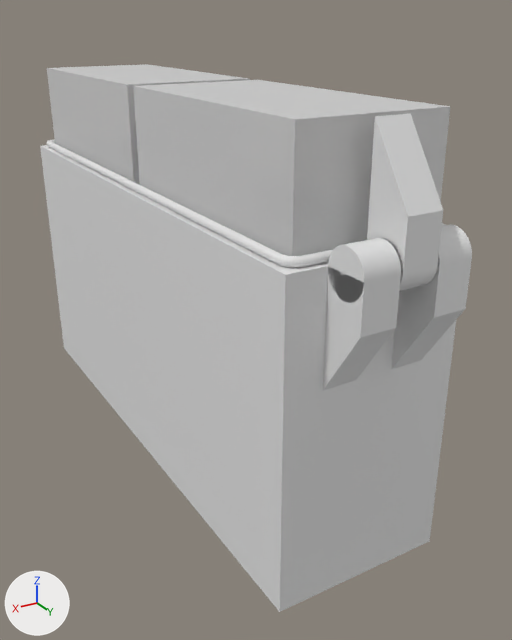
A saved change to the Blender file box-2.blend.
Camera for both pictures: a 50 mm lens placed at (8.47, 20.77, 6.32), pointed at (-0.99, 5.0, -1.56). The lights are fixed; the arrows at lower left show +X, +Y and +Z. The picture after the commit comes second.

Script lines for the objects in view, before the commit:
```python
me_cube_004 = bpy.data.meshes.new('Cube.004')
me_cube_004.from_pydata(...)  # a box spanning x -1.75..1.75, y -3.5..3.5, z -4.75..4.75
me_cube_004.materials.append(mat_material_001)  # white #e7e7e7
me_cube_005 = bpy.data.meshes.new('Cube.005')
me_cube_005.from_pydata(...)  # 56 vertices, 52 faces; spans x -2.2..2.2, y -4.0..11.2, z -5.8..2.2
me_cylinder_009 = bpy.data.meshes.new('Cylinder.009')
me_cylinder_009.from_pydata(...)  # 138 vertices, 75 faces; spans x -1.25..-0.45, y 11.2..12.2, z -0.25..2.75
me_plane = bpy.data.meshes.new('Plane')
me_plane.from_pydata(...)  # 576 vertices, 576 faces; spans x -2.05..2.05, y -3.9..11.1, z 2.25..2.45
ob_bottom = bpy.data.objects.new('Bottom', me_cube_005)
ob_bottom.location = (0.0, 0.0, 0.0)
ob_half_deck_1_001 = bpy.data.objects.new('Half deck 1.001', me_cube_004)
ob_half_deck_1_001.location = (0.0, 7.3, 0.0)
ob_hinge_bottom_top = bpy.data.objects.new('Hinge Bottom Top', me_cylinder_009)
ob_hinge_bottom_top.location = (-0.85, 0.0, 4.5)
ob_hinge_bottom_top.rotation_euler = (0.0, 3.142, 0.0)  # degrees (0, 180, 0)
ob_rim = bpy.data.objects.new('Rim', me_plane)
ob_rim.location = (0.0, 0.0, 0.0)
# also in view: 'Hinge Bottom Right' at (-0.85, 11.7, 1.25); 'Half deck 1' at (0.0, -0.1, 0.0); 'Hinge Bottom Left' at (0.85, 11.7, 1.25)
```
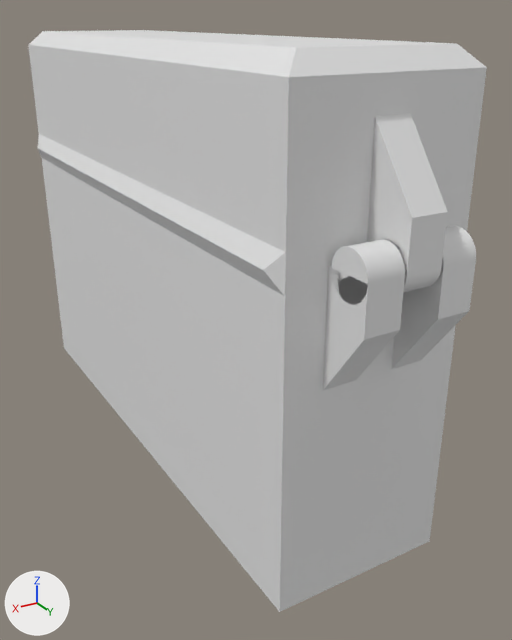
Pixel boxes [x1, y1, x2, y2] of what changed, in the pictures (512 x 640 px; the box of a moved part takes in the faces that stretch with it):
'Bottom', reshaped
    before: [40, 145, 456, 612]
    after: [38, 149, 456, 612]
'Top', added
    after: [28, 30, 487, 275]
'Hinge Bottom Top', reshaped, moved, turned
    before: [367, 113, 443, 291]
    after: [367, 113, 448, 293]
'Rim', hidden
    before: [46, 139, 446, 268]
part 1 of me_cube_005, built on
    before: [40, 145, 304, 297]
    after: [38, 149, 456, 347]
part 2 of me_cylinder_009, moved or reshaped
    before: [383, 238, 437, 291]
    after: [384, 239, 441, 293]
part 3 of me_cylinder_009, moved or reshaped
    before: [367, 113, 443, 274]
    after: [367, 113, 448, 275]
'Half deck 1.001', unchanged, covered by the edit
    before: [133, 80, 450, 256]
'Half deck 1', unchanged, covered by the edit
    before: [47, 64, 250, 185]

The edits, one by one:
me_cube_005 is used by ob_bottom; location (0.0, 0.0, 0.0).
me_cube_005 had 56 vertices, 52 faces and spanned x -2.2..2.2, y -4.0..11.2, z -5.8..2.2.
me_cube_005 now has 96 vertices, 104 faces and spans x -2.4..2.4, y -4.0..11.2, z -5.8..2.2.
me_cube_005 part 1: 4 vertices moved from x -2.2..2.2, y -3.6..10.8, z 2.2 to x -2.4..2.4, y -3.6..10.8, z 2.2; 40 vertices added at x -2.2..2.2, y -4.0..11.2, z -5.8..2.2.
me_cylinder_009 is used by ob_hinge_bottom_top; location (-0.85, 0.0, 4.5); rotation (0.0, 3.142, 0.0), in degrees (0, 180, 0).
me_cylinder_009 had 138 vertices, 75 faces and spanned x -1.25..-0.45, y 11.2..12.2, z -0.25..2.75.
me_cylinder_009 now has 138 vertices, 75 faces and spans x -0.4..0.4, y 11.2..12.3, z 1.75..4.75.
me_cylinder_009 part 2: the loose piece of 128 vertices spanning x -1.25..-0.45, y 11.2..12.2, z 1.75..2.75 is turned -180 degrees about the y axis through its middle, then moved by (0.85, 0.1, 0.0).
me_cylinder_009 part 3: the loose piece of 10 vertices spanning x -1.25..-0.45, y 11.2..12.2, z -0.25..2.25 is scaled about its middle by (-1, 1.1, -1), then moved by (0.85, 0.05, 2.5).
Mesh me_cube_007 is new.
It has 48 vertices, 58 faces and spans x -2.4..2.4, y -4.0..11.2, z 9.9..13.5.
Object 'Rim' (ob_rim) is now hidden.
Object 'Hinge Bottom Top' (ob_hinge_bottom_top) turns from (0, 180, 0) to (0, 0, 0) degrees about x, y and z.
Object 'Hinge Bottom Top' (ob_hinge_bottom_top) moves from (-0.85, 0.0, 4.5) to (0.0, 0.0, 0.0).
Object 'Top' (ob_top) is new; it shows me_cube_007.
Its location is (0.0, 0.0, -7.68).
